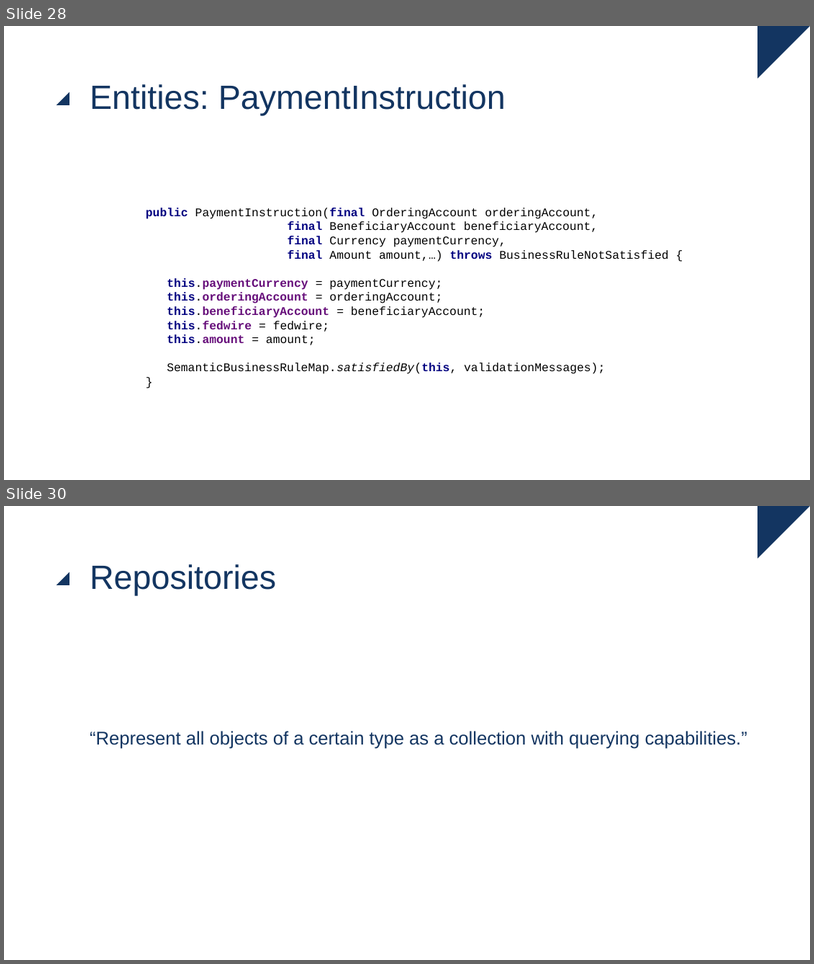
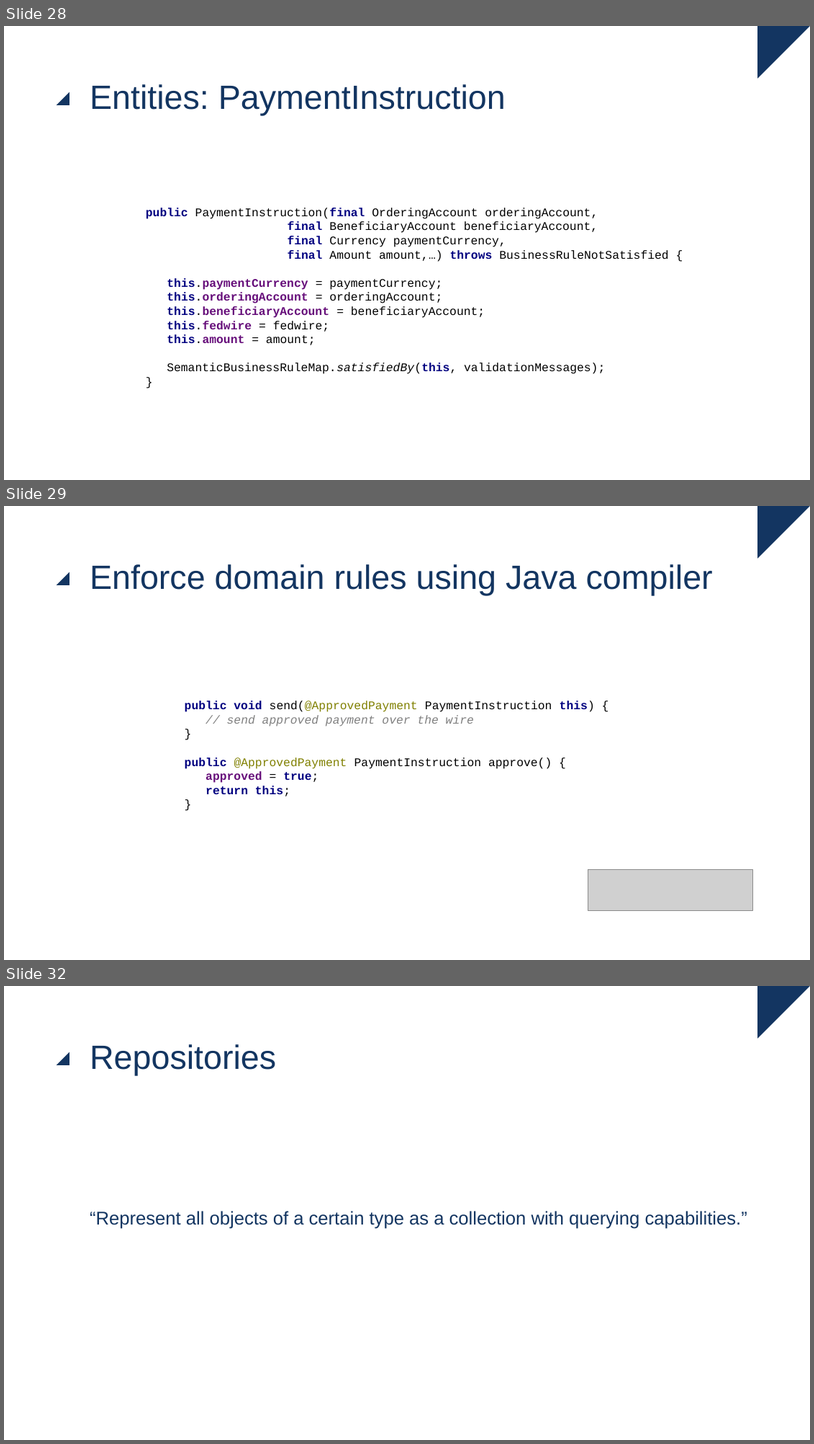
Before and after one commit to ingmars1709/ddd, a slide deck: ddd.pptx. Shown one above the other, each under a label of ours: slides 28 and 30 before the commit, slides 28, 29 and 32 after it; the slides between them are not shown. The pictures are 814x964 and 814x1444 pixels, drawn with LibreOffice and Linux fonts; fonts in the diff are those of the drawing; grey boxes stand for pictures. Boxes give left, top, right and bottom in pixels: in the first picture for what was removed or moved away, otherwise in the second. Text is boxed around its words. In the diff, an @@ line names an element or a change of style, - is before the commit and + after.

```diff
--- a/ddd.pptx
+++ b/ddd.pptx
@@ slide 29 added at (4,506,810,960), background #FFFFFF; not listed: 4 template elements that a slide beside it also shows @@
@@ title added at (90,564,713,595), 40 pt, text #133561 @@
+Enforce domain rules using Java compiler
@@ text added at (185,700,595,796), 14 pt, text #000000 @@
+public void send(@ApprovedPayment PaymentInstruction this) {
+// send approved payment over the wire
+}
+public @ApprovedPayment PaymentInstruction approve() {
+approved = true;
+return this;
+}
@@ picture added at (589,869,753,911) @@
@@ what was slide 30 is now slide 32 @@
```
Also in this commit, not shown: 2 slides changed, 1 other slide added.
